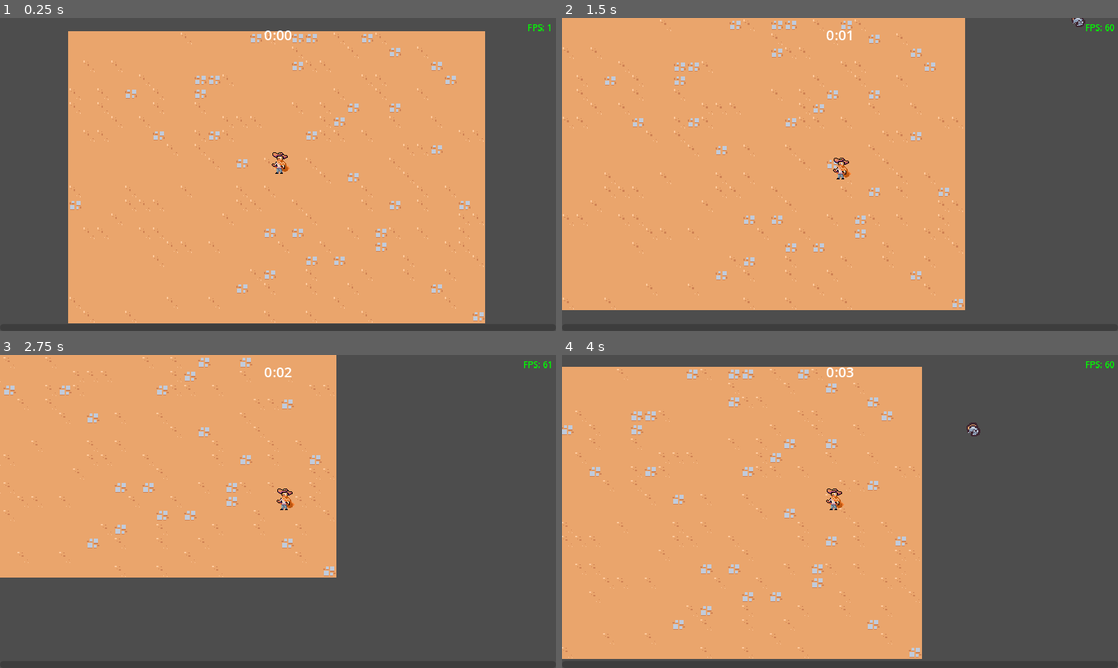
Above: before the commit, frames 1-4 (two rows, left to right).
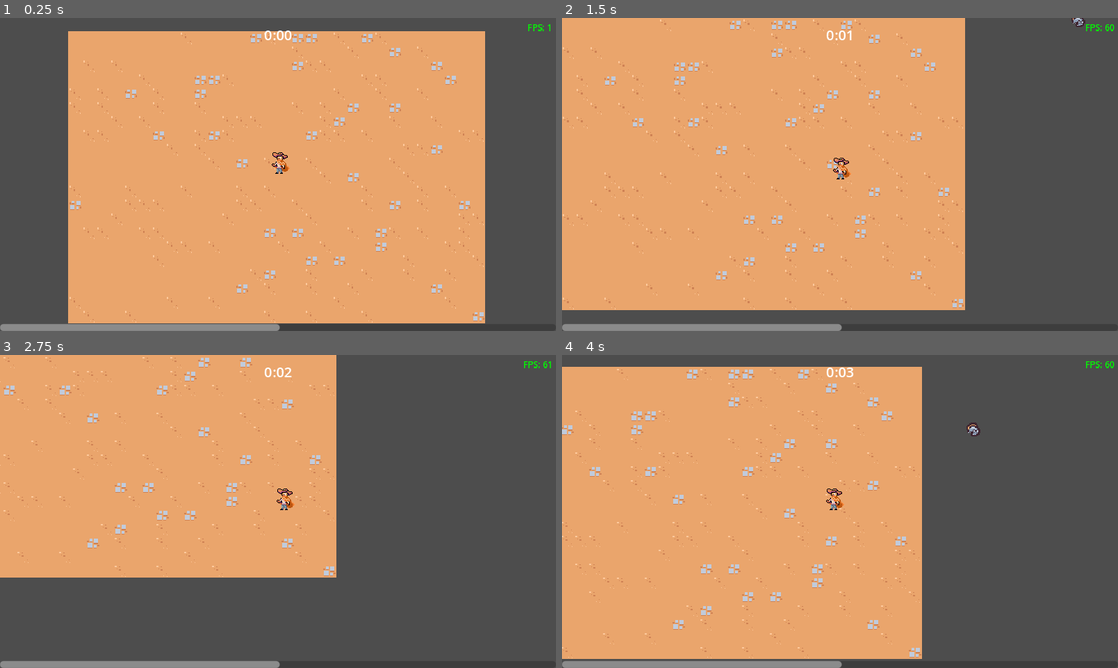
Above: after the commit, the same moments.

Repository: theWaffler/2DSurvivors
Game: Godot game, scene res://scenes/main/main.tscn
Two runs of this game, one before a commit and one after it. Both use one fixed random seed, a clock stepped at 60 frames per second and the inputs below.
Inputs:
- Up to frame 1 (0.25 s): no input
- Up to frame 2 (1.5 s): hold D (move_right) 0.53-1.28 s; hold S (move_down) from 1.28 s (still down)
- Up to frame 3 (2.75 s): release S (move_down) at 2.03 s; hold D (move_right) from 2.03 s (still down)
- Up to frame 4 (4 s): release D (move_right) at 2.78 s; hold W (move_up) 2.78-3.53 s; hold A (move_left) from 3.53 s (still down)

The runs differ from the first frame. In frame 1, 1.1% of the frame differs, in the area x 0-51%, y 97-100%; in frame 2, 1.1%; in frame 3, 1.1%; in frame 4, 1.1%.
Error after the commit: Invalid assignment of property or key 'value' with value of type 'int' on a base object of type 'null instance'. (res://scenes/ui/experience_bar.gd:7)

Commit message:
exp bar

Diff:
--- a/scenes/ui/experience_bar.gd
+++ b/scenes/ui/experience_bar.gd
@@ -1,17 +1,12 @@
 extends CanvasLayer
 
 @export var experience_manager: Node
-@onready var progress_bar = $MarginContainer/ProgressBar
+@onready var progress_bar = $ProgressBar
 
 func _ready():
-    progress_bar.value = 0
-    experience_manager.experience_updated.connect(on_experience_updated)
+	progress_bar.value = 0
+	experience_manager.experience_updated.connect(on_experience_updated)
 
 func on_experience_updated(current_exp: float, target_experience: float):
-    if target_experience == 0:
-        return
-
-    #progress_bar.max_value = target_experience # update max value of progress bar
-    var percent: float = current_exp / target_experience
-    #progress_bar.value = percent * progress_bar.max_value # update display value
-    progress_bar.value = percent
+	var percent = current_exp / target_experience
+	progress_bar.value = percent
